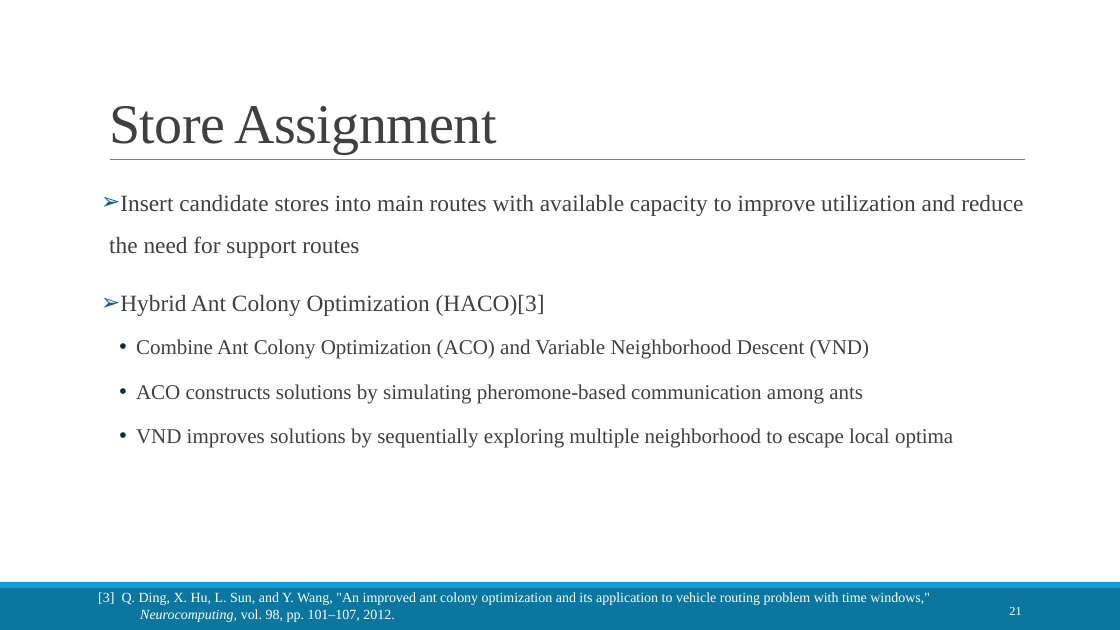
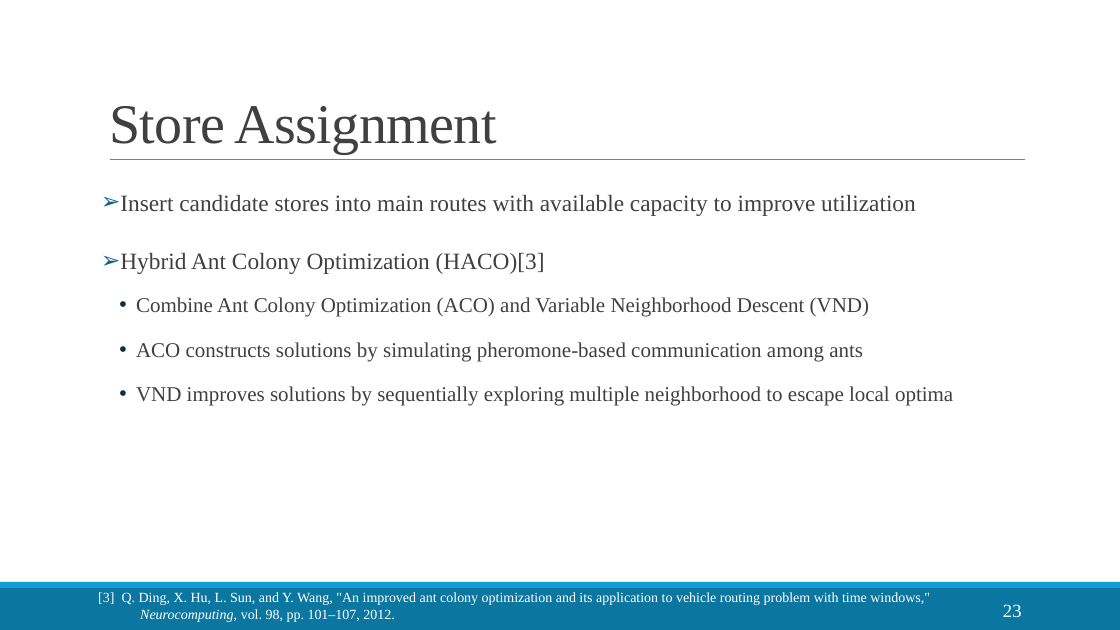
Before and after one commit to LloydGain/114_NTUT_Thesis, a slide deck: slide 23 of docs/thesis/114_楊宏傑_口試簡報.pptx (slide 21 before the commit). Drawn at 1120x630 pixels with LibreOffice and Linux fonts; fonts in the diff are those of the drawing. Boxes give left, top, right and bottom in pixels: in the first picture for what was removed or moved away, otherwise in the second. Text is boxed around its words. In the diff, an @@ line names an element or a change of style, - is before the commit and + after.

```diff
--- a/docs/thesis/114_楊宏傑_口試簡報.pptx
+++ b/docs/thesis/114_楊宏傑_口試簡報.pptx
@@ text at (120,195,916,216): text changed @@
-➢ Insert candidate stores into main routes with available capacity to improve utilization and reduce the need for support routes
+➢ Insert candidate stores into main routes with available capacity to improve utilization
@@ page number at (1003,604,1022,617): text changed; size 10.5 to 16 pt @@
-21
+23
```
Also in this commit, not shown: 8 other slides changed, 5 slides added.
